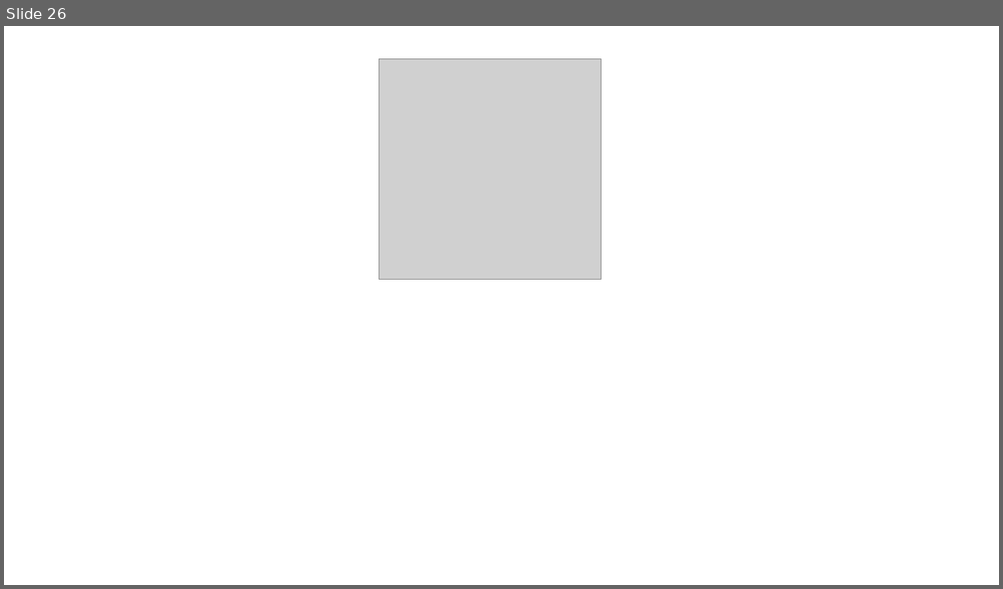
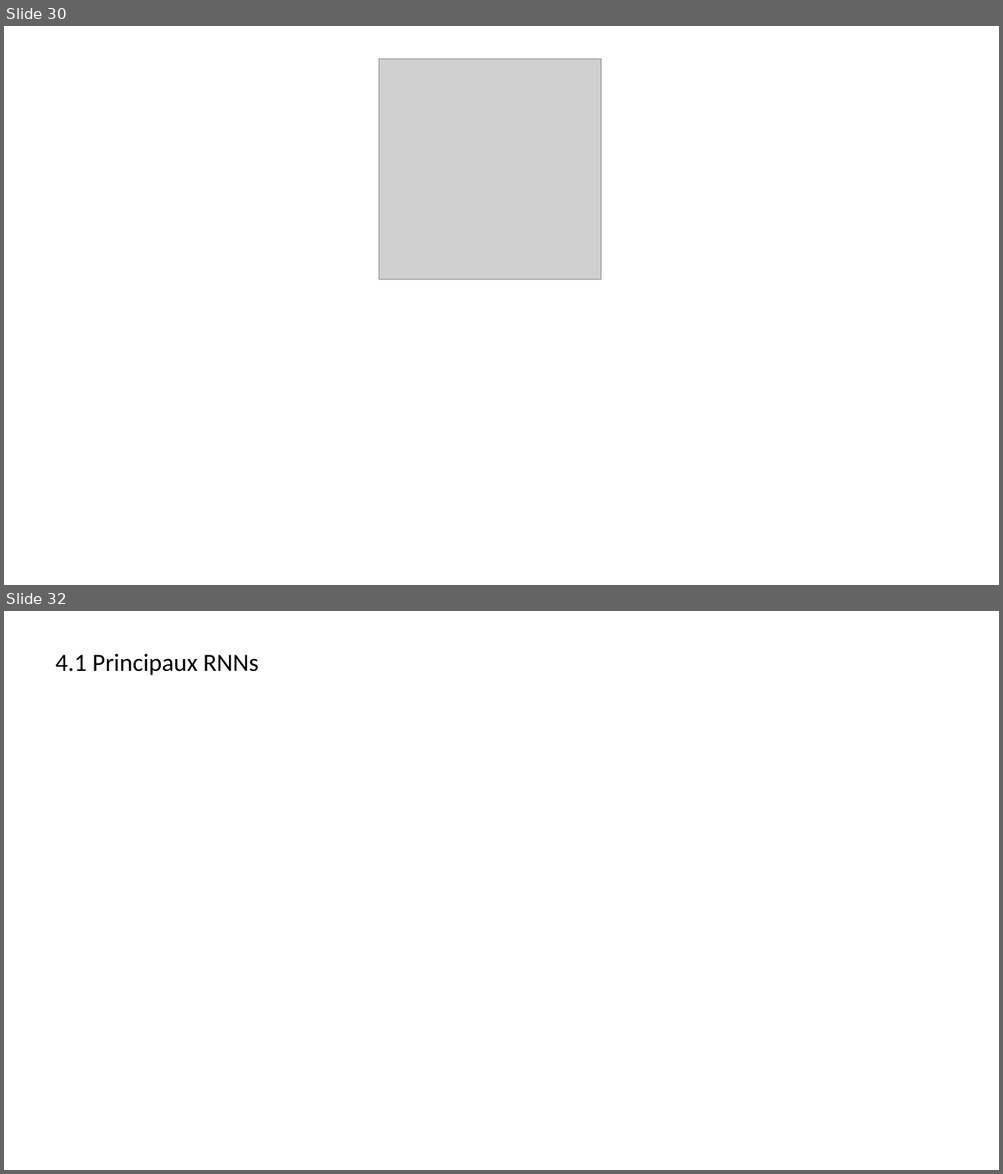
Before and after one commit to jolindien-git/jolindien-git.github.io, a slide deck: Intelligence Artificielle et Analyse de donnees.pptx. Shown one above the other, each under a label of ours: slide 26 before the commit, slides 30 and 32 after it; the slides between them are not shown. The pictures are 1003x589 and 1003x1174 pixels, drawn with LibreOffice and Linux fonts; fonts in the diff are those of the drawing; grey boxes stand for pictures. Boxes give left, top, right and bottom in pixels: in the first picture for what was removed or moved away, otherwise in the second. Text is boxed around its words. In the diff, an @@ line names an element or a change of style, - is before the commit and + after.

```diff
--- a/Intelligence Artificielle et Analyse de donnees.pptx
+++ b/Intelligence Artificielle et Analyse de donnees.pptx
@@ slide 32 added at bbox=[4, 611, 999, 1170], background #FFFFFF @@
@@ text added at bbox=[55, 654, 259, 675], 24 pt, text #000000 @@
+4.1 Principaux RNNs
@@ what was slide 26 is now slide 30 @@
```
Also in this commit, not shown: 4 slides changed, 5 other slides added, 1 slide removed, 4 other files.
